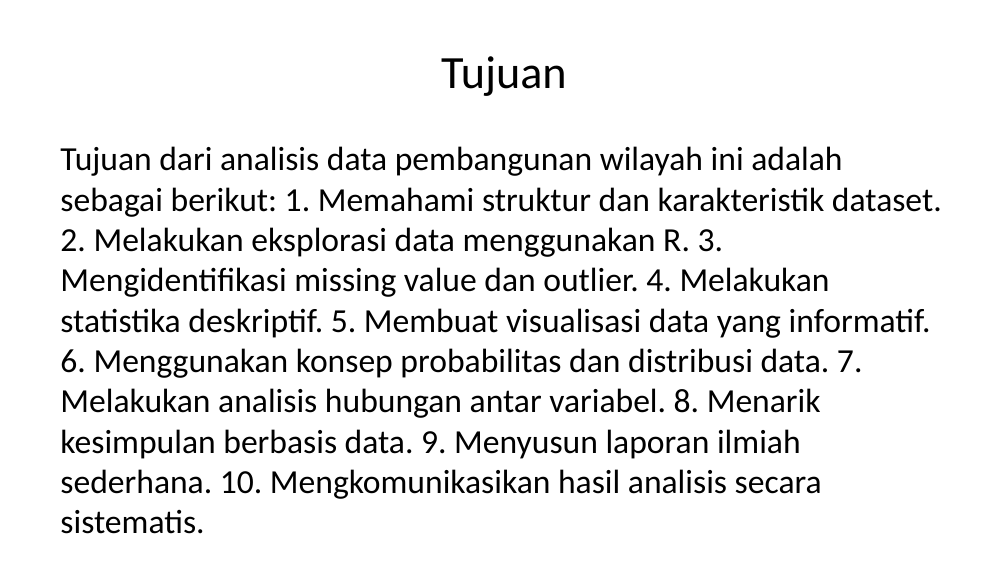
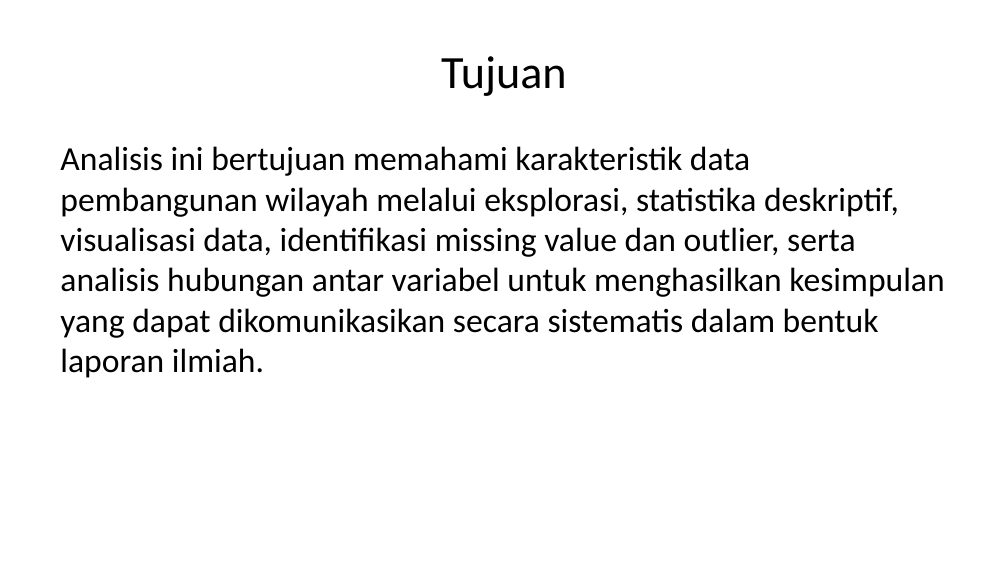
Before and after one commit to inbloom21/probstatproyekakhir, a slide deck: slide 3 of dokumen/PPT-Laporan.pptx. Drawn at 1008x567 pixels with LibreOffice and Linux fonts; fonts in the diff are those of the drawing. Boxes give left, top, right and bottom in pixels: in the first picture for what was removed or moved away, otherwise in the second. Text is boxed around its words. In the diff, an @@ line names an element or a change of style, - is before the commit and + after.

Commit message:
Update PPT

```diff
--- a/dokumen/PPT-Laporan.pptx
+++ b/dokumen/PPT-Laporan.pptx
@@ text at (60,146,944,378): text changed @@
-Tujuan dari analisis data pembangunan wilayah ini adalah sebagai berikut: 1. Memahami struktur dan karakteristik dataset. 2. Melakukan eksplorasi data menggunakan R. 3. Mengidentifikasi missing value dan outlier. 4. Melakukan statistika deskriptif. 5. Membuat visualisasi data yang informatif. 6. Menggunakan konsep probabilitas dan distribusi data. 7. Melakukan analisis hubungan antar variabel. 8. Menarik kesimpulan berbasis data. 9. Menyusun laporan ilmiah sederhana. 10. Mengkomunikasikan hasil analisis secara sistematis.
+Analisis ini bertujuan memahami karakteristik data pembangunan wilayah melalui eksplorasi, statistika deskriptif, visualisasi data, identifikasi missing value dan outlier, serta analisis hubungan antar variabel untuk menghasilkan kesimpulan yang dapat dikomunikasikan secara sistematis dalam bentuk laporan ilmiah.
```
Also in this commit, not shown: 2 other slides changed, 6 slides added, 1 slide removed, 3 other files.
